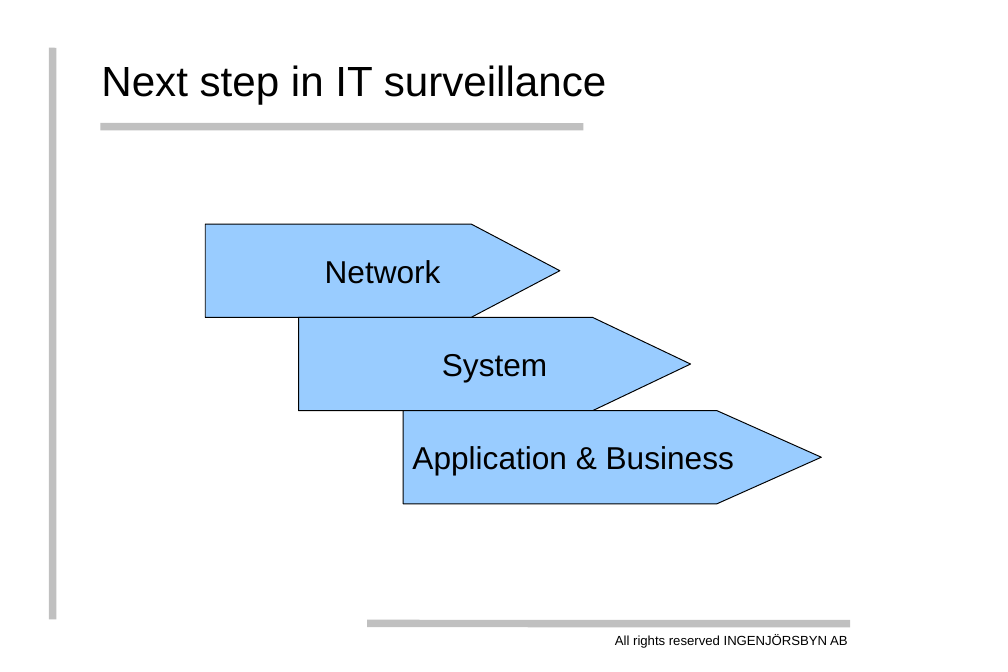
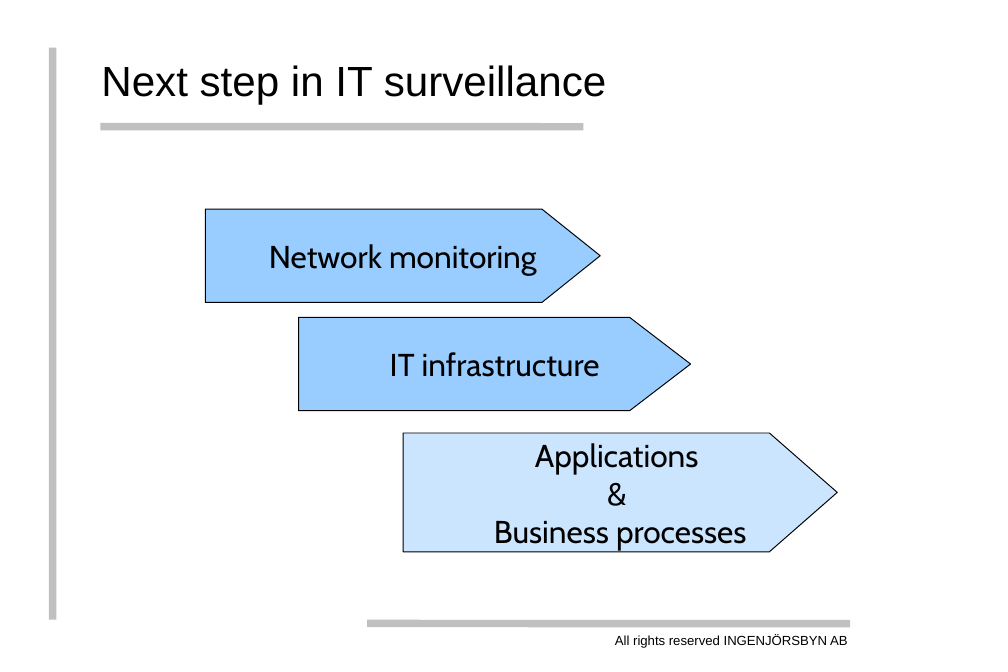
Before and after one commit to thenodon/bischeck, a slide deck: slide 3 of doc/bischeck.ppt (slide 2 before the commit). Drawn at 1008x672 pixels with LibreOffice and Linux fonts; fonts in the diff are those of the drawing; background and template pictures are left out. Boxes give left, top, right and bottom in pixels: in the first picture for what was removed or moved away, otherwise in the second. Text is boxed around its words. In the diff, an @@ line names an element or a change of style, - is before the commit and + after.

```diff
--- a/doc/bischeck.ppt
+++ b/doc/bischeck.ppt
@@ freeform shape "Network monitoring": place and size @@
-freeform shape "Network monitoring" at [205, 224, 559, 317]
+freeform shape "Network monitoring" at [205, 209, 599, 302]
@@ text in freeform shape at [269, 244, 537, 275]: text changed; font Arial to Cabin @@
-Network
+Network monitoring
@@ freeform shape "IT infrastructure" at [299, 318, 690, 411]: outline redrawn @@
@@ text in freeform shape at [390, 352, 600, 377]: text changed; font Arial to Cabin @@
-System
+IT infrastructure
@@ freeform shape "Applications": place and size @@
-freeform shape "Applications" at [403, 411, 821, 504]
+freeform shape "Applications" at [403, 433, 837, 552]
@@ freeform shape "Applications" at [403, 433, 837, 552]: fill #99CCFF to #99CCFF at 50% opacity @@
@@ text in freeform shape at [494, 443, 746, 549]: text changed; font Arial to Cabin @@
-Application & Business
+Applications
+&
+Business processes
```
Also in this commit, not shown: 8 other slides changed, 2 slides added, 1 slide removed.
